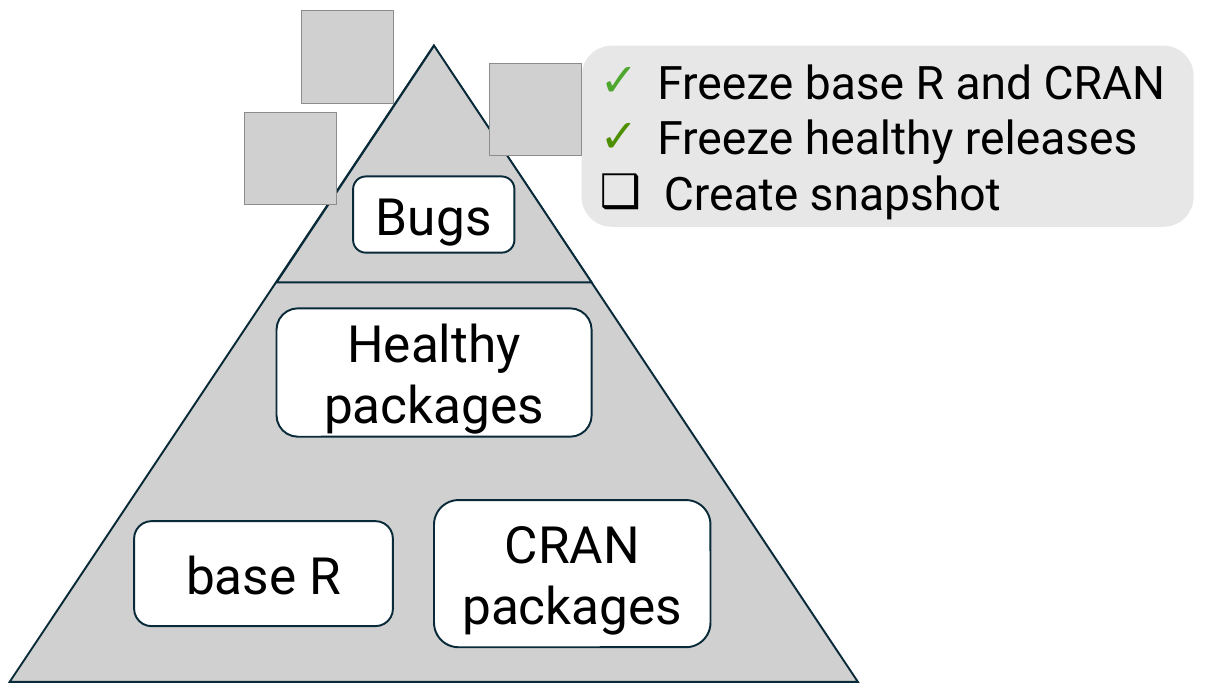
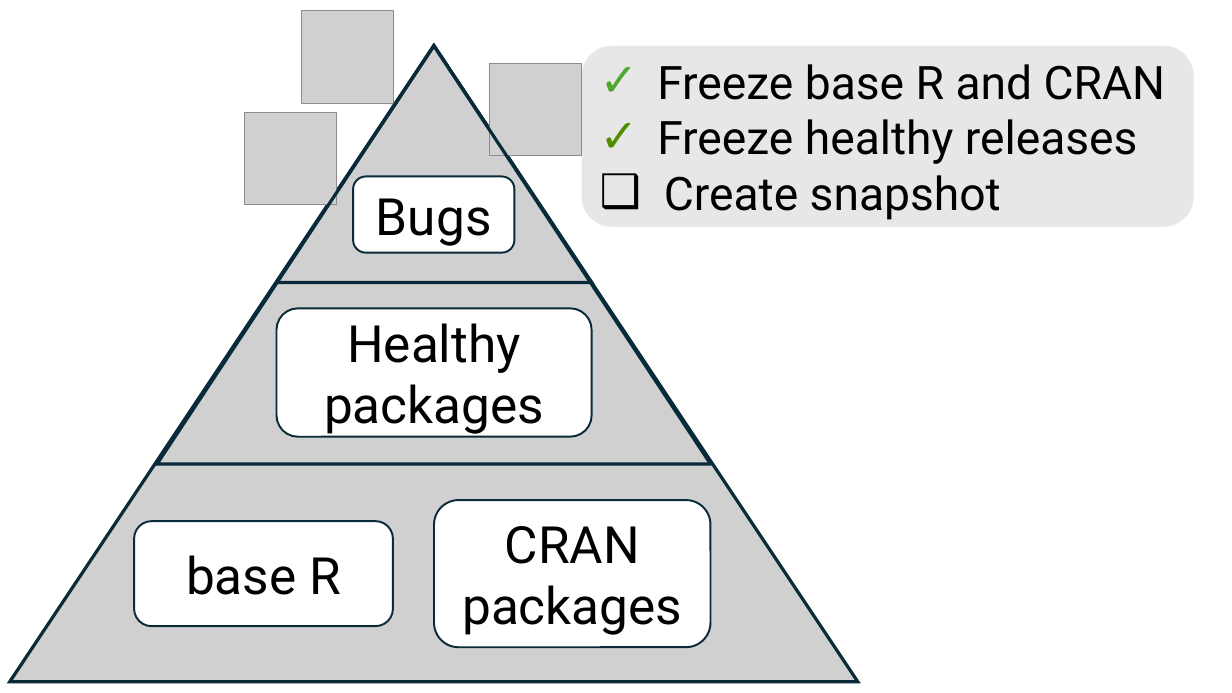
Before and after one commit to wlandau/posit2025, a slide deck: slide 4 of images/snapshot.pptx. Drawn at 1232x693 pixels with LibreOffice and Linux fonts; fonts in the diff are those of the drawing; grey boxes stand for pictures. Boxes give left, top, right and bottom in pixels: in the first picture for what was removed or moved away, otherwise in the second. Text is boxed around its words. In the diff, an @@ line names an element or a change of style, - is before the commit and + after.

```diff
--- a/images/snapshot.pptx
+++ b/images/snapshot.pptx
@@ picture added at (x1=10, y1=45, x2=859, y2=681) @@
@@ triangle added at (x1=157, y1=45, x2=711, y2=464), outline #092A39 2.5 pt @@
```
Also in this commit, not shown: 4 other slides changed, 5 other files.
